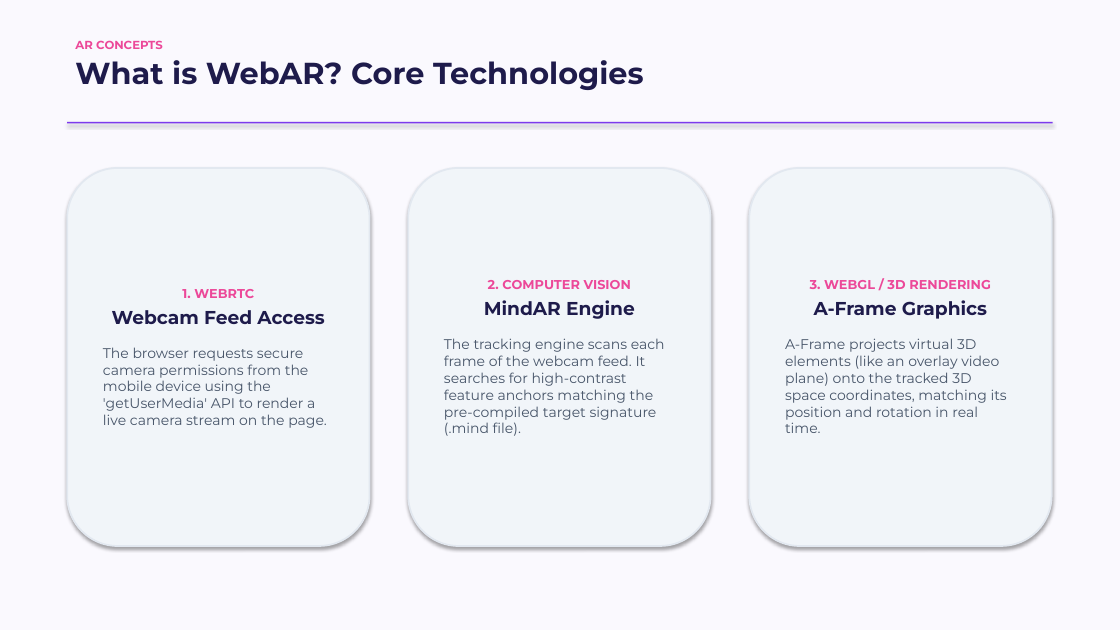
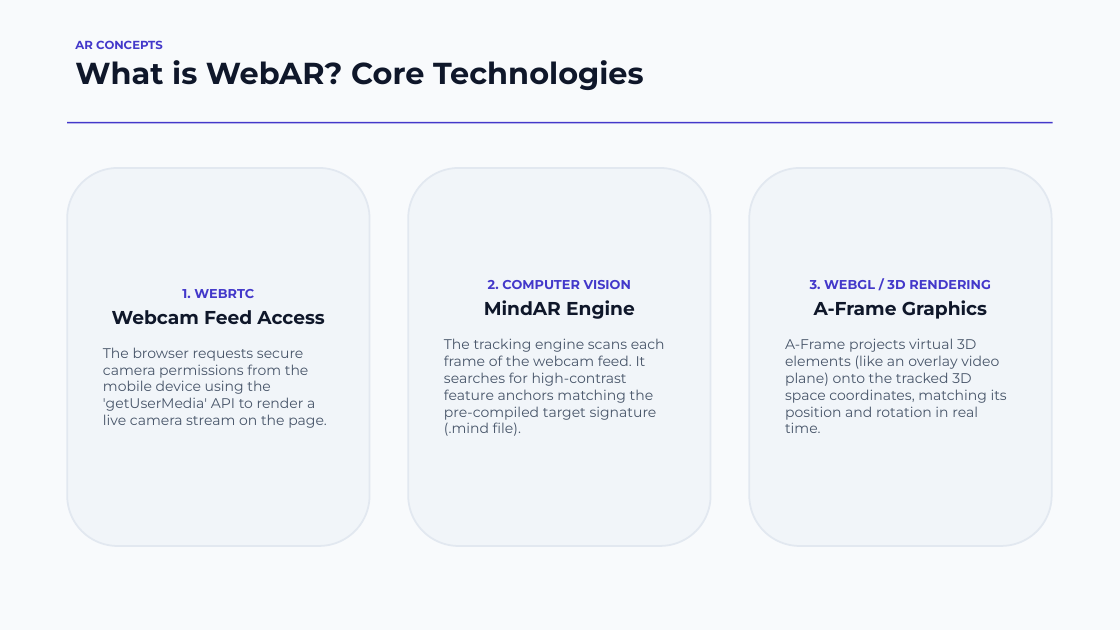
Before and after one commit to Travis-ugo/webar-video, a slide deck: slide 2 of slides.pptx. Drawn at 1120x630 pixels with LibreOffice and Linux fonts; fonts in the diff are those of the drawing. Boxes give left, top, right and bottom in pixels: in the first picture for what was removed or moved away, otherwise in the second. Text is boxed around its words. In the diff, an @@ line names an element or a change of style, - is before the commit and + after.

Commit message:
design: remove all shadows and unify color palette to slate and indigo

```diff
--- a/slides.pptx
+++ b/slides.pptx
@@ background #FAF9FE to #F8FAFC @@
@@ text "AR CONCEPTS" at (75,40,163,49): text colour #EC4899 to #4338CA @@
@@ text "What is WebAR? Core Technologies" at (75,60,644,90): text colour #1E1B4B to #0F172A @@
@@ rectangle at (67,122,1053,124): fill #7C3AED to #4338CA; shadow off @@
@@ shadow off in 3 elements at (67,168,370,546), (408,168,711,546), (749,168,1052,546) @@
@@ text in rounded rectangle at (112,289,324,324): text colour #EC4899 to #4338CA in "1. WEBRTC"; text colour #1E1B4B to #0F172A in "Webcam Feed Access" @@
@@ text in rounded rectangle at (484,280,635,319): text colour #EC4899 to #4338CA in "2. COMPUTER VISION"; text colour #1E1B4B to #0F172A in "MindAR Engine" @@
@@ text in rounded rectangle at (810,280,991,319): text colour #EC4899 to #4338CA in "3. WEBGL / 3D RENDERING"; text colour #1E1B4B to #0F172A in "A-Frame Graphics" @@
```
Also in this commit, not shown: 10 other slides changed.
